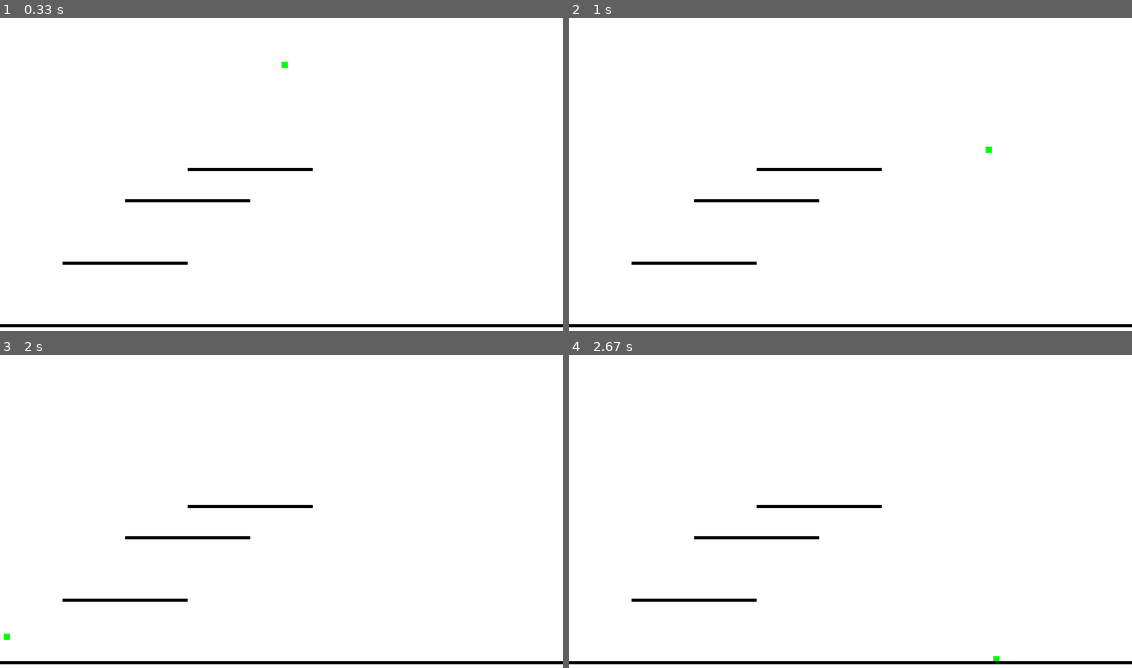
Above: before the commit, frames 1-4 (two rows, left to right).
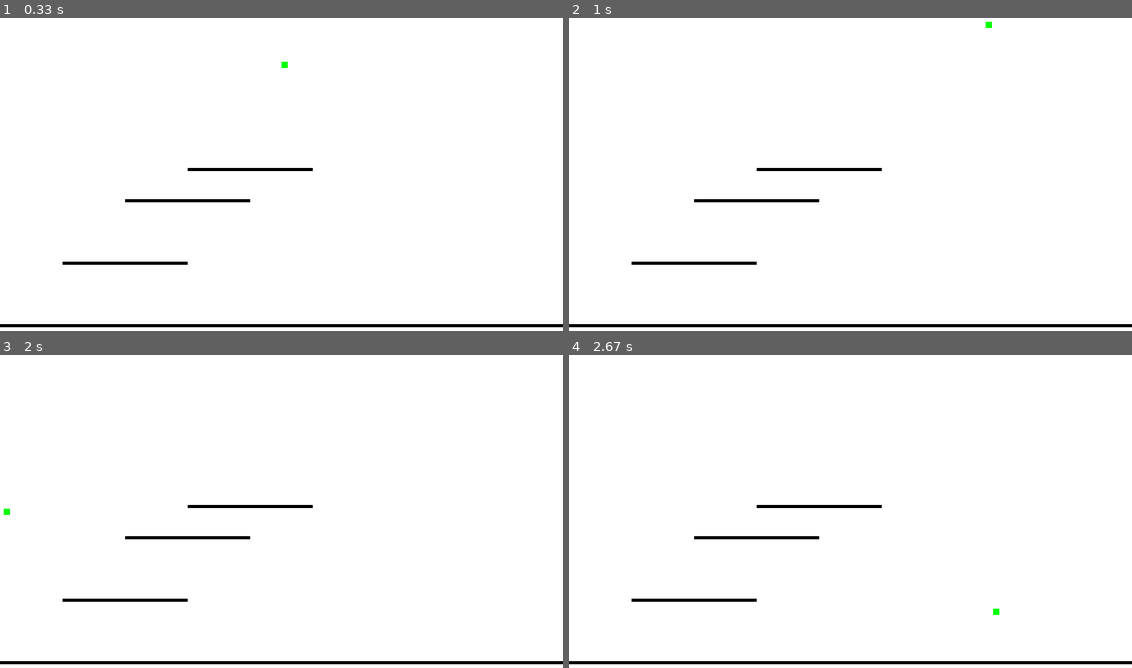
Above: after the commit, the same moments.

Repository: IngoLitli/pygame2018
Game: pygame game, started from samuel/leikhugmynd.py
Same seed, same stepped clock (60 frames per second), same inputs: the game is played once before the commit and once after it.
Inputs:
- Up to frame 1 (0.33 s): no input
- Up to frame 2 (1 s): hold Space 0.33-0.8 s; hold Right 0.33-0.8 s; hold Right from 0.83 s (still down)
- Up to frame 3 (2 s): release Right at 1.3 s; hold Right 1.33-1.8 s; hold Left from 1.83 s (still down)
- Up to frame 4 (2.67 s): release Left at 2.37 s; hold Left from 2.4 s (still down)

Frame 1 is identical in both runs. In frame 2, less than 0.1% of the frame differs, in the area x 74-76%, y 1-44%; in frame 3, less than 0.1%; in frame 4, less than 0.1%.

Commit message:
New Upload

Diff:
--- a/samuel/leikhugmynd.py
+++ b/samuel/leikhugmynd.py
@@ -27,6 +27,7 @@
         self.color = (0, 255, 0)
         self.speed = 6
         self.isFalling = True
+        self.isLanded = True
         self.isMoving = False
         self.isJumping = False
         self.jumpTimer = 0
@@ -46,14 +47,13 @@
             player.rect.x += self.speed
 
     def jump(self):
-        self.isJumping = True
+        if self.jumpTimer == 0 and not self.isJumping:
+            self.isJumping = True
+            self.isLanded = False
+            self.jumpTimer = self.jumpHeight
+
         if self.isJumping:
             self.isFalling = False
-            for i in range(0, self.jumpHeight):
-                self.rect.y -= 1
-        if self.jumpTimer == 0 and not self.isJumping:
-            self.isJumping = True
-            self.jumpTimer = 60
 
 
 class Object():
@@ -90,16 +90,18 @@
     elif player.isJumping:
         if player.jumpTimer > 0:
             player.jumpTimer -= 1
+            player.rect.y -= gravity+3
         else:
             player.isJumping = False
-
-        print(player.jumpTimer)
     player.draw()
 
     if player.rect.collidelist(platformColl) >= 0:
+        if player.isFalling == True and player.jumpTimer == 0:
+            player.isLanded = True
         player.isFalling = False
     else:
         player.isFalling = True
+
     if player.isMoving and direction:
         player.move(direction)
 
@@ -113,7 +115,7 @@
             sys.exit()
         elif event.type == KEYDOWN:
             if (event.key == K_SPACE):
-                if not player.isJumping and player.jumpTimer == 0:
+                if not player.isJumping and player.jumpTimer == 0 and player.isLanded:
                     player.jump()
             elif (event.key == K_LEFT):
                 player.isMoving = True
